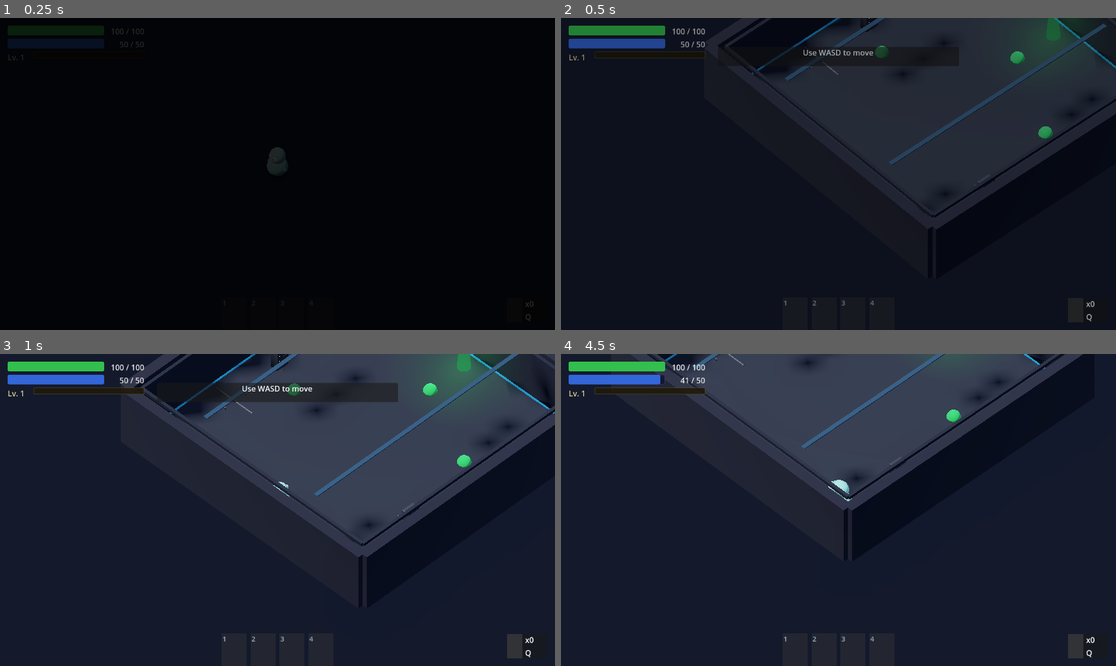
Above: before the commit, frames 1-4 (two rows, left to right).
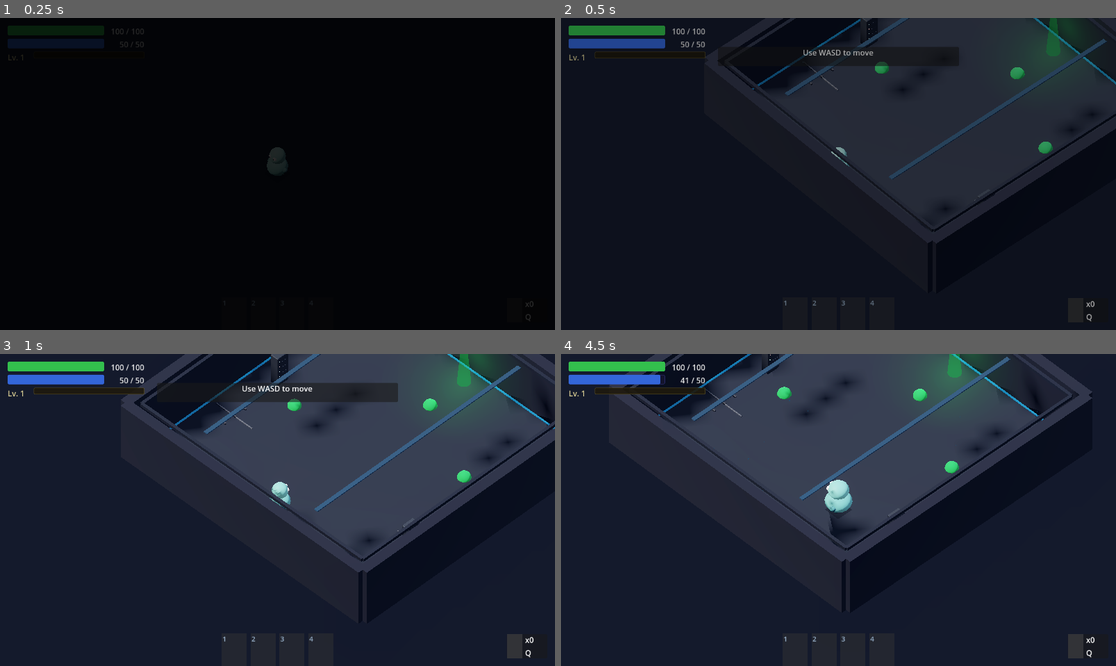
Above: after the commit, the same moments.

Repository: hwashburn1011/enth-iteration
Game: Godot game, scene res://scenes/dungeon/Dungeon.tscn
The game is run twice, just before and just after one commit, with the same random seed, the same clock (stepped at 60 frames per second) and the same inputs. This scene is started directly instead of the project's main scene.
Inputs (mouse positions are in pixels of both pictures, inside the frame that each line leads up to):
- Up to frame 1 (0.25 s): no input
- Up to frame 2 (0.5 s): no input
- Up to frame 3 (1 s): tap Enter at 0.5 s; move the mouse to (399, 494) at 0.52 s; hold D (move_right) from 0.53 s (still down); tap 1 (ability_1) at 0.6 s; click (399, 494) at 0.67 s
- Up to frame 4 (4.5 s): move the mouse to (727, 525) at 1.27 s; release D (move_right) at 1.28 s; hold S (move_back) 1.28-2.03 s; tap 2 (ability_2) at 1.35 s; move the mouse to (894, 441) at 2.02 s; hold D (move_right) 2.03-2.78 s; tap 3 (ability_3) at 2.1 s; move the mouse to (810, 572) at 2.77 s; hold W (move_forward) 2.78-3.53 s; tap 4 (ability_4) at 2.85 s; click (810, 572) at 2.92 s; move the mouse to (1005, 556) at 3.52 s; press the mouse at (1005, 556) at 3.53 s; hold A (move_left) from 3.53 s (still down); move the mouse to (672, 463) at 4.27 s; release the mouse at (672, 463) at 4.28 s; right-click (672, 463) at 4.35 s

Frame 1 is identical in both runs. In frame 2, 5.6% of the frame differs, in the area x 29-100%, y 0-73%; in frame 3, 9.2%; in frame 4, 16%, in the area x 8-96%, y 0-67%.

Commit message:
fix+visual: player wall collision, exit indicator timing, dungeon particles
CRITICAL FIX: Player collision_mask was 138 (missing layer 1). Changed
to 139 so player collides with walls, floors, and static geometry.
This was why the player walked through all dungeon walls.

Exit indicator: only shows immediately for "corridor" room type, not
for tutorials that override is_cleared to false.

Dungeon ambient: floating digital square particles in each room,
colored by floor accent color. Adds life and tech atmosphere.

Co-Authored-By: Claude Opus 4.6 (1M context) <noreply@anthropic.com>

Diff:
--- a/scenes/dungeon/rooms/room_base.gd
+++ b/scenes/dungeon/rooms/room_base.gd
@@ -26,9 +26,11 @@
 	_apply_dungeon_materials()
 	# Add tech props based on room type
 	_add_dungeon_props()
-	# Show exit indicator if already cleared (non-combat rooms)
-	if is_cleared:
+	# Show exit indicator if already cleared (corridors only — tutorials override is_cleared)
+	if is_cleared and room_type == "corridor":
 		_show_exit_indicator()
+	# Ambient digital particles
+	_add_ambient_particles()
 
 
 func _on_exit_trigger_body_entered(body: Node3D) -> void:
@@ -216,6 +218,53 @@
 		geom.add_child(strip)
 
 
+func _add_ambient_particles() -> void:
+	var geom: Node = get_node_or_null("Geometry")
+	if geom == null:
+		return
+	var floor_node: MeshInstance3D = geom.get_node_or_null("Floor") as MeshInstance3D
+	if floor_node == null:
+		return
+	var plane: PlaneMesh = floor_node.mesh as PlaneMesh
+	if plane == null:
+		return
+
+	var accent: Color = GameManager.get_meta(&"floor_accent_color", Color(0.08, 0.35, 0.55)) as Color
+	var particles: GPUParticles3D = GPUParticles3D.new()
+	particles.amount = 20
+	particles.lifetime = 5.0
+	particles.position = Vector3(0, 1.5, 0)
+	particles.visibility_aabb = AABB(Vector3(-plane.size.x / 2, -1, -plane.size.y / 2), Vector3(plane.size.x, 4, plane.size.y))
+
+	var mat: ParticleProcessMaterial = ParticleProcessMaterial.new()
+	mat.direction = Vector3(0, 0.5, 0)
+	mat.spread = 180.0
+	mat.initial_velocity_min = 0.1
+	mat.initial_velocity_max = 0.3
+	mat.gravity = Vector3(0, 0.05, 0)
+	mat.emission_shape = ParticleProcessMaterial.EMISSION_SHAPE_BOX
+	mat.emission_box_extents = Vector3(plane.size.x / 2 - 1, 1, plane.size.y / 2 - 1)
+	mat.color = Color(accent.r, accent.g, accent.b, 0.5)
+	mat.scale_min = 0.3
+	mat.scale_max = 1.0
+	particles.process_material = mat
+
+	var mesh: BoxMesh = BoxMesh.new()
+	mesh.size = Vector3(0.04, 0.04, 0.04)
+	particles.draw_pass_1 = mesh
+
+	var vis_mat: StandardMaterial3D = StandardMaterial3D.new()
+	vis_mat.albedo_color = Color(accent.r, accent.g, accent.b, 0.4)
+	vis_mat.emission_enabled = true
+	vis_mat.emission = accent
+	vis_mat.emission_energy_multiplier = 1.5
+	vis_mat.transparency = BaseMaterial3D.TRANSPARENCY_ALPHA
+	vis_mat.shading_mode = BaseMaterial3D.SHADING_MODE_UNSHADED
+	particles.material_override = vis_mat
+
+	add_child(particles)
+
+
 func _add_dungeon_props() -> void:
 	var geom: Node = get_node_or_null("Geometry")
 	if geom == null:
--- a/scenes/entities/player/Player.tscn
+++ b/scenes/entities/player/Player.tscn
@@ -217,7 +217,7 @@
 
 [node name="Player" type="CharacterBody3D"]
 collision_layer = 1
-collision_mask = 138
+collision_mask = 139
 script = ExtResource("1_script")
 
 [node name="CollisionShape3D" type="CollisionShape3D" parent="."]
